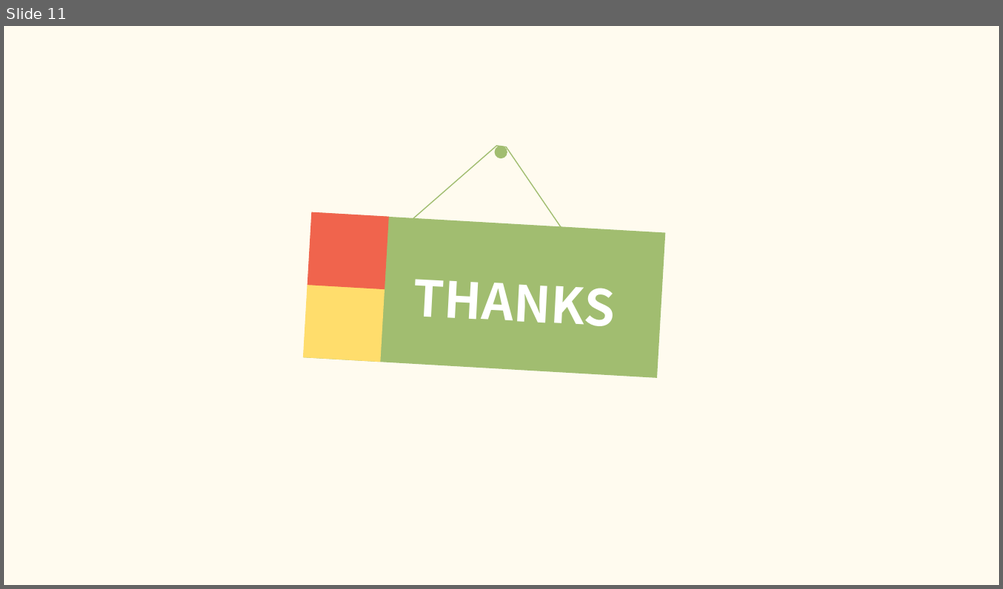
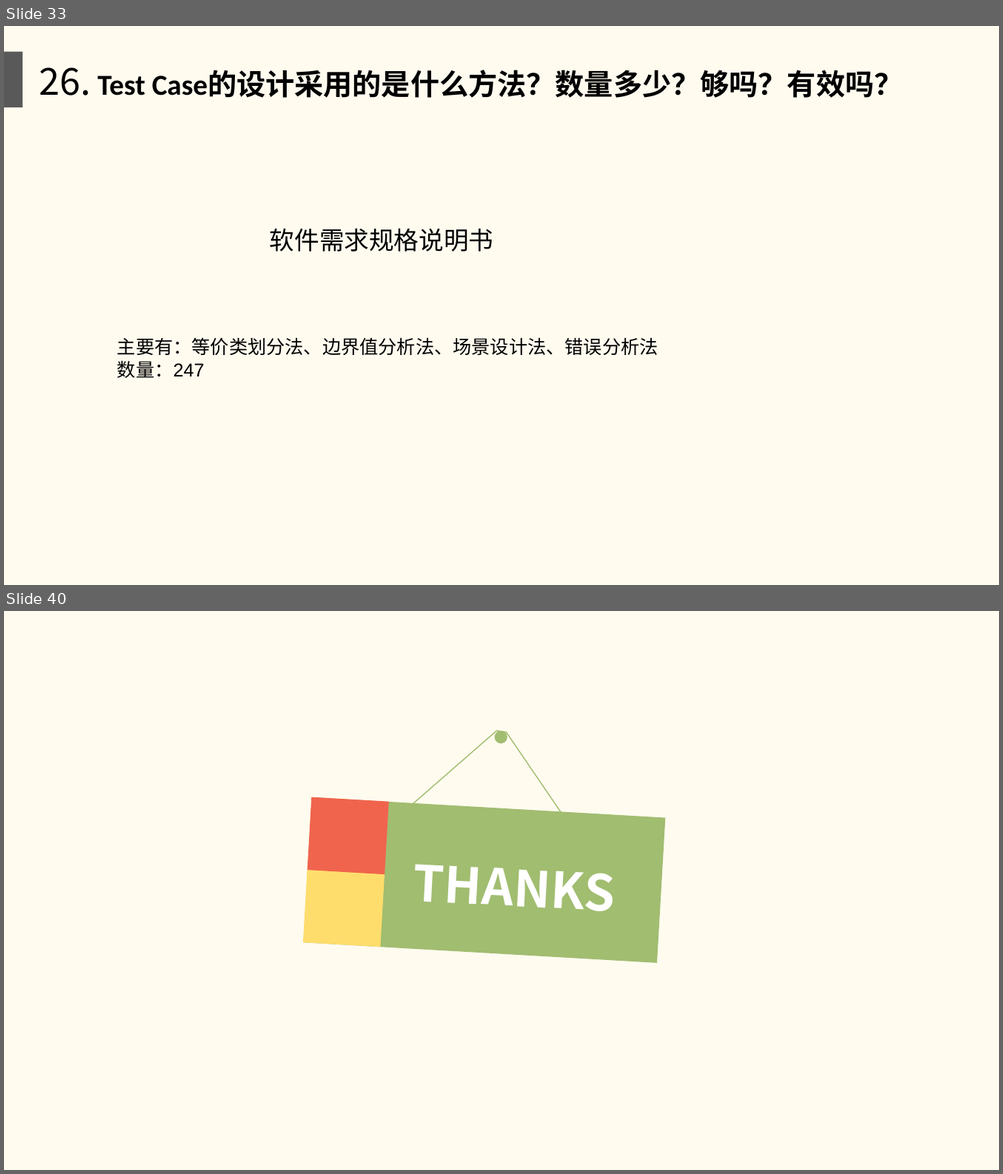
Before and after one commit to twn422/PRD2017, a slide deck: PRD-2017-G24/STW/受控文件/分析设计/软件需求规格说明书/软件需求规格说明书.ppt. Shown one above the other, each under a label of ours: slide 11 before the commit, slides 33 and 40 after it; the slides between them are not shown. The pictures are 1003x589 and 1003x1174 pixels, drawn with LibreOffice and Linux fonts; fonts in the diff are those of the drawing. Boxes give left, top, right and bottom in pixels: in the first picture for what was removed or moved away, otherwise in the second. Text is boxed around its words. In the diff, an @@ line names an element or a change of style, - is before the commit and + after.

Commit message:
规格书评审版

```diff
--- a/PRD-2017-G24/STW/受控文件/分析设计/软件需求规格说明书/软件需求规格说明书.ppt
+++ b/PRD-2017-G24/STW/受控文件/分析设计/软件需求规格说明书/软件需求规格说明书.ppt
@@ slide 33 added at <box>4,26,999,585</box>, background #FFFBEF @@
@@ rectangle added at <box>4,51,22,107</box>, fill #595959 @@
@@ text added at <box>40,67,903,98</box>, 28 pt, text #000000, bold @@
+26. Test Case的设计采用的是什么方法？数量多少？够吗？有效吗？
@@ text added at <box>270,228,493,252</box>, 24 pt, text #000000 @@
+软件需求规格说明书
@@ text added at <box>117,338,658,378</box>, 18 pt, text #000000 @@
+主要有：等价类划分法、边界值分析法、场景设计法、错误分析法
+数量：247
@@ what was slide 11 is now slide 40 @@
```
Also in this commit, not shown: 1 slide changed, 31 other slides added, 3 slides removed, 24 other files.
